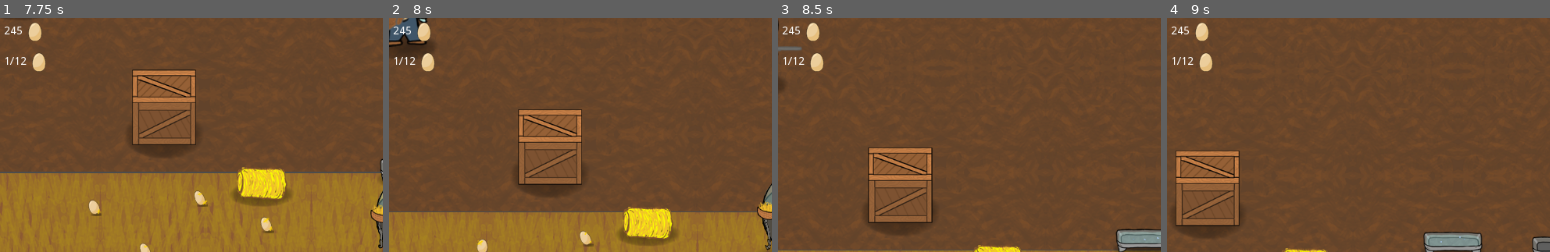
Above: before the commit, frames 1-4 (left to right).
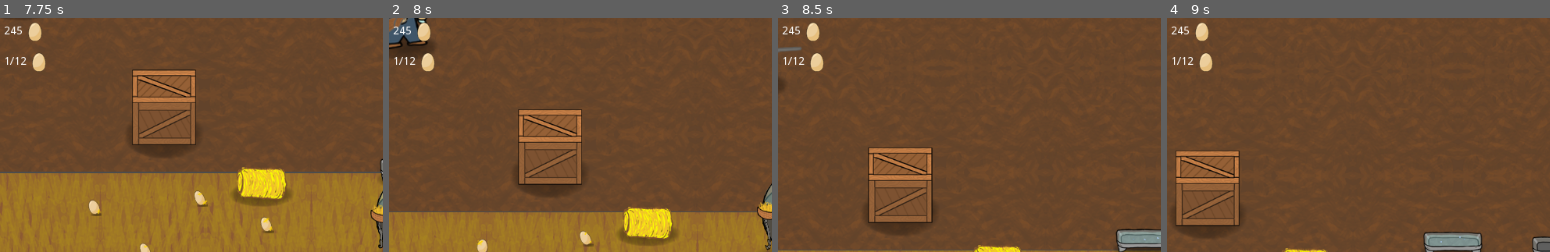
Above: after the commit, the same moments.

Repository: CiaranWoodward/LD46
Game: Godot game, scene res://Menu/DesignMenu.tscn
Same seed, same stepped clock (60 frames per second), same inputs: the game is played once before the commit and once after it. The engine's default icon, where the game draws it, is replaced by a stand-in: a white triangle on a blue panel in a dark square.
Inputs (mouse positions are % of the whole screen's width and height, from its top left):
- Up to frame 1 (7.75 s): click "Into Battle!" at 0.5 s; click "Thanks!" at 1.25 s; click (20, 16) at 2.02 s; tap Enter (ui_accept) at 2.75, 3.02, 3.5, 3.77, 4.25, 5, 5.27, 5.75, 6.02, 6.5, 6.77 s; move the mouse to (69, 50) at 2.77 s; hold W (player_up) 2.78-4.28 s; click (69, 50) at 2.85 s; move the mouse to (83, 65) at 3.52 s; right-click (83, 65) at 3.6 s; move the mouse to (21, 35) at 4.27 s; hold A (player_left) 4.28-5.78 s; click (21, 35) at 4.35 s; move the mouse to (57, 50) at 5.02 s; right-click (57, 50) at 5.1 s; click (57, 50) at 5.17 s; move the mouse to (37, 25) at 5.77 s; hold S (player_down) 5.78-6.53 s; click (37, 25) at 5.85 s; move the mouse to (75, 45) at 6.52 s; hold Right (player_right) 6.53-7.28 s; right-click (75, 45) at 6.6 s; move the mouse to (31, 55) at 7.27 s; hold W (player_up) from 7.28 s (still down); click (31, 55) at 7.35 s
- Up to frame 2 (8 s): keep holding W (player_up)
- Up to frame 3 (8.5 s): move the mouse to (63, 28) at 8.02 s; release W (player_up) at 8.03 s; hold Right (player_right) from 8.03 s (still down); right-click (63, 28) at 8.1 s; tap Enter (ui_accept) at 8.27 s
- Up to frame 4 (9 s): keep holding Right (player_right); move the mouse to (47, 70) at 8.77 s; click (47, 70) at 8.85 s
The pictures show only the part of the screen within x 0-50%, y 0-50%; the shares and areas given below are measured in that part.

Frame 1 is identical in both runs. In frame 2, 0.4% of the frame differs, in the area x 0-11%, y 0-14%; in frame 3, less than 0.1%; in frame 4, nothing differs.

Commit message:
Add enemy bullet type

Diff:
--- /dev/null
+++ b/Enemies/EnemyBullet.gd
@@ -0,0 +1,32 @@
+extends RigidBody2D
+
+onready var line = get_node("Line2D")
+onready var timer = get_node("Timer")
+
+var multiplier : float = 1
+
+# Called when the node enters the scene tree for the first time.
+func _ready():
+	pass # Replace with function body.
+
+func _physics_process(delta):
+	line.set_rotation(linear_velocity.angle())
+	if linear_velocity.length_squared() < 20:
+		self.queue_free()
+
+func _on_Timer_timeout():
+	self.queue_free()
+
+func set_dir(angle : float):
+	line.set_rotation(angle)
+
+func set_timeout(timeout : float):
+	timer.start(timeout)
+
+func _on_EnemyBullet_body_entered(body : Node):
+	if body.has_method("damage"):
+		body.damage(linear_velocity.length() * mass * multiplier, self.get_global_position())
+	self.queue_free()
+
+func _on_EnemyBullet_body_exited(body : Node):
+	_on_EnemyBullet_body_entered(body)
--- /dev/null
+++ b/Enemies/EnemyBullet.tscn
@@ -0,0 +1,34 @@
+[gd_scene load_steps=3 format=2]
+
+[ext_resource path="res://Enemies/EnemyBullet.gd" type="Script" id=1]
+
+[sub_resource type="RayShape2D" id=1]
+length = 5.4001
+
+[node name="EnemyBullet" type="RigidBody2D"]
+collision_layer = 32
+collision_mask = 3
+mode = 2
+mass = 0.1
+continuous_cd = 1
+contacts_reported = 1
+contact_monitor = true
+linear_damp = 0.0
+script = ExtResource( 1 )
+
+[node name="Line2D" type="Line2D" parent="."]
+points = PoolVector2Array( -5, 0, 5, 0 )
+width = 3.0
+default_color = Color( 0.819608, 0.180392, 0.054902, 1 )
+
+[node name="CollisionShape2D" type="CollisionShape2D" parent="."]
+position = Vector2( -4, 0 )
+rotation = -1.5708
+shape = SubResource( 1 )
+
+[node name="Timer" type="Timer" parent="."]
+wait_time = 3.0
+autostart = true
+[connection signal="body_entered" from="." to="." method="_on_EnemyBullet_body_entered"]
+[connection signal="body_exited" from="." to="." method="_on_EnemyBullet_body_exited"]
+[connection signal="timeout" from="Timer" to="." method="_on_Timer_timeout"]
--- /dev/null
+++ b/Enemies/Farmer.gd
@@ -0,0 +1,16 @@
+extends RigidBody2D
+
+
+# Declare member variables here. Examples:
+# var a = 2
+# var b = "text"
+
+
+# Called when the node enters the scene tree for the first time.
+func _ready():
+	pass # Replace with function body.
+
+
+# Called every frame. 'delta' is the elapsed time since the previous frame.
+#func _process(delta):
+#	pass
--- a/Enemies/Farmer.tscn
+++ b/Enemies/Farmer.tscn
@@ -144,7 +144,7 @@
 [sub_resource type="Animation" id=2]
 length = 0.1
 tracks/0/type = "value"
-tracks/0/path = NodePath("Farmer/Front_05x:rotation_degrees")
+tracks/0/path = NodePath("Farmer/Flipper/Front_05x:rotation_degrees")
 tracks/0/interp = 1
 tracks/0/loop_wrap = true
 tracks/0/imported = false
@@ -156,7 +156,7 @@
 "values": [ 0.0 ]
 }
 tracks/1/type = "value"
-tracks/1/path = NodePath("Farmer/Back_05x:rotation_degrees")
+tracks/1/path = NodePath("Farmer/Flipper/Back_05x:rotation_degrees")
 tracks/1/interp = 1
 tracks/1/loop_wrap = true
 tracks/1/imported = false
@@ -222,7 +222,6 @@
 
 [sub_resource type="Animation" id=4]
 length = 0.3
-loop = true
 tracks/0/type = "value"
 tracks/0/path = NodePath("Farmer:scale")
 tracks/0/interp = 1
@@ -265,19 +264,23 @@
 anims/Wobble = SubResource( 4 )
 
 [node name="Farmer" type="Node2D" parent="."]
-position = Vector2( 0, 55.0038 )
-rotation = 0.0207605
-scale = Vector2( 0.956162, 1.04384 )
-
-[node name="Back_05x" type="Sprite" parent="Farmer"]
+position = Vector2( 0, 57.617 )
+rotation = -0.046207
+
+[node name="Flipper" type="Node2D" parent="Farmer"]
+
+[node name="Back_05x" type="Sprite" parent="Farmer/Flipper"]
 position = Vector2( 7.008, -60 )
 scale = Vector2( 1.5, 1.5 )
 texture = ExtResource( 3 )
 
-[node name="Front_05x" type="Sprite" parent="Farmer"]
+[node name="Front_05x" type="Sprite" parent="Farmer/Flipper"]
 position = Vector2( 7.008, -60 )
 scale = Vector2( 1.5, 1.5 )
 texture = ExtResource( 2 )
+
+[node name="FirePoint" type="Position2D" parent="Farmer/Flipper"]
+position = Vector2( 76.7107, -54.1315 )
 
 [node name="CPUParticles2D" type="CPUParticles2D" parent="."]
 position = Vector2( 0, -10 )
@@ -307,7 +310,7 @@
 hue_variation_random = 0.8
 
 [node name="Position2D" type="Position2D" parent="."]
-position = Vector2( 0, 30 )
+position = Vector2( 0, 60 )
 rotation = 1.5708
 
 [node name="CollisionShape2D" type="CollisionShape2D" parent="."]
